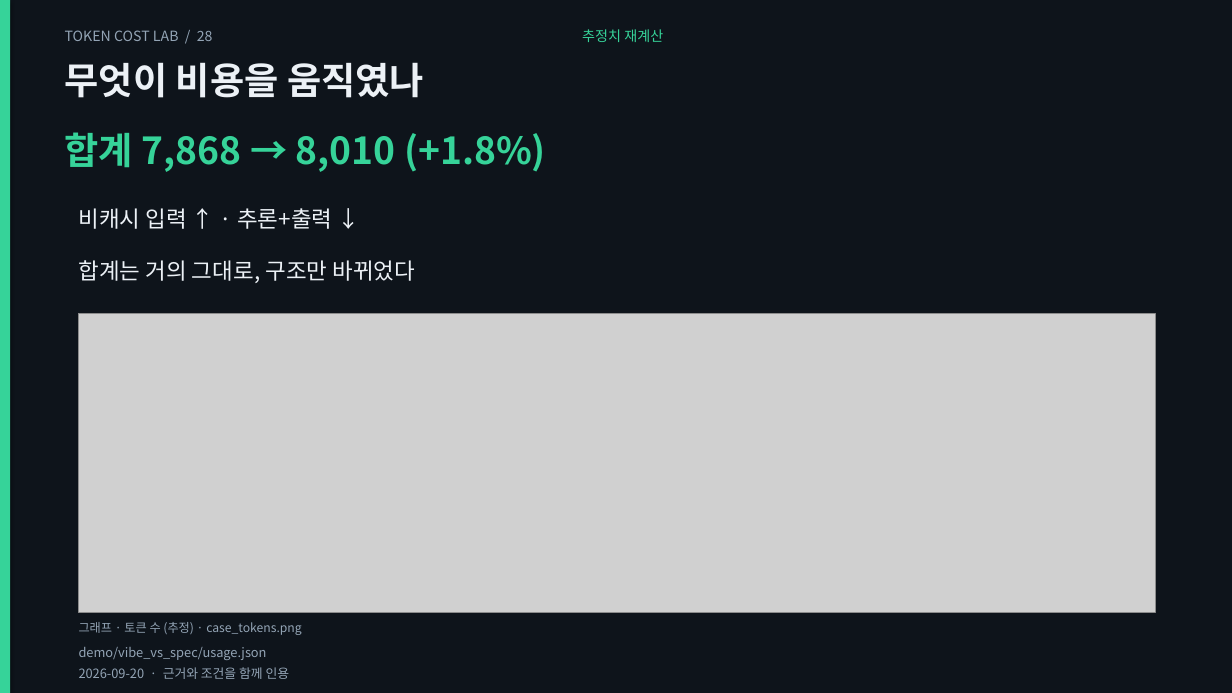
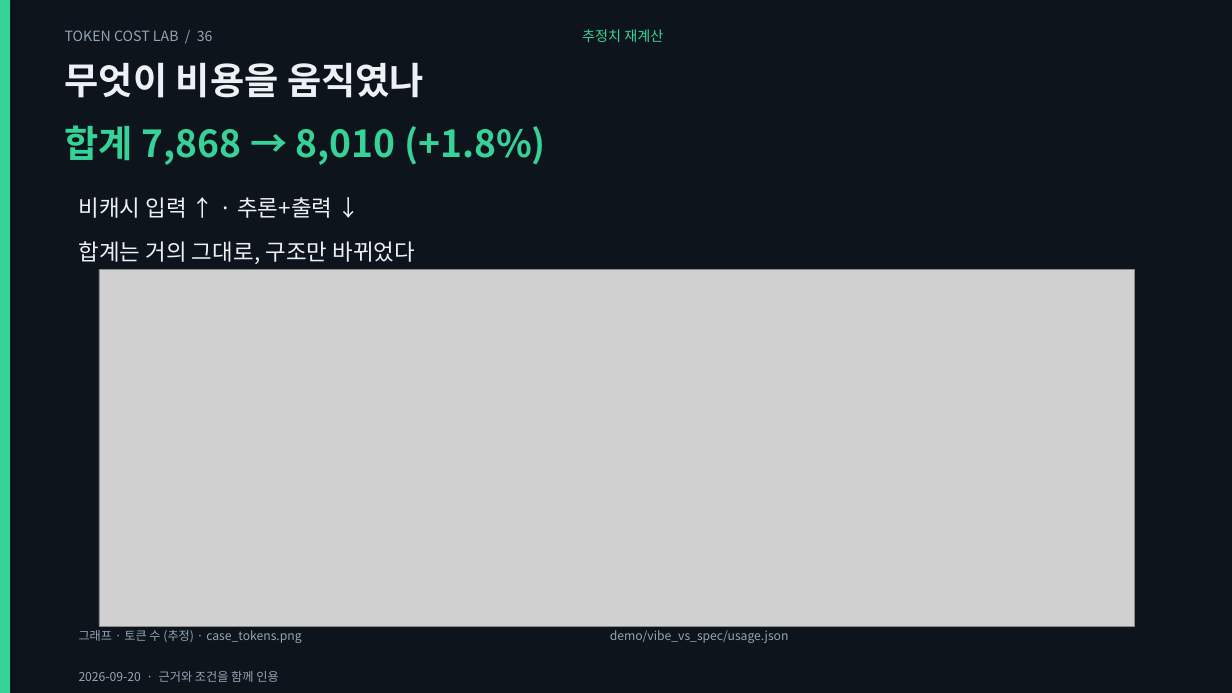
Before and after one commit to giyeop-cody/token-cost-lab, a slide deck: slide 36 of presentation/token_cost.pptx (slide 28 before the commit). Drawn at 1232x693 pixels with LibreOffice and Linux fonts; fonts in the diff are those of the drawing; grey boxes stand for pictures. Boxes give left, top, right and bottom in pixels: in the first picture for what was removed or moved away, otherwise in the second. Text is boxed around its words. In the diff, an @@ line names an element or a change of style, - is before the commit and + after.

Commit message:
feat: rebuild the decks as a visual talk — bigger charts, price table, section dividers
그래프를 슬라이드 전폭·전고로 키우고, 단가 표 슬라이드와 구간 표지를 넣어
발표 흐름(01 언어 → 02 출력·추론 → 03 캐시·컨텍스트 → 04 사례·적용)을 만들었다.

- 그래프 11종으로 확대: 추가 3종
  · monthly  워크플로 A/B 월 청구서(월 1,760건, 모델 6종) — B가 -64~-69%
  · cache_hit 캐시 적중률별 100콜 비용 곡선 + 손익분기 22.0%
  · usage_mix 20턴 세션 토큰 구성 — 이력 재전송 75.1%, 생성은 2.3%
  tokenizer 차트는 영어=1.00 기준 4개 가로 막대로 재작성(넓은 화면에서 읽히게)
- 단가 표 슬라이드: lab/pricing.py에서 셀을 직접 생성(모델·입력·출력·출력÷입력·캐시 읽기)
- 구간 표지 5종(01~04 + 심화). 렌더러에 divider/table 레이아웃 추가
- 덱 구성: 통합 44 · 본편 34 · 보너스 16 · 에이전트 23 · 케이스 15장
  차트 33장 · 표 2장 · 표지 5장. stack 차트와 중복되는 텍스트 슬라이드는 제거
- 검증: 표 셀 대조(단가 스냅샷) · 모든 차트가 덱에서 실제 사용되는지 · 표지에도 멘트·노트 요구
  · 월 청구서/캐시 곡선/토큰 구성의 재계산 대조 — 테스트 120 (신규 3)
- 문서: presentation/README(그래프 표), RETIRED(장수·재주장 17), REASSERTED·CORRECTIONS 동기화

```diff
--- a/presentation/token_cost.pptx
+++ b/presentation/token_cost.pptx
@@ text at box(65, 30, 213, 41): text changed @@
-TOKEN COST LAB / 28
+TOKEN COST LAB / 36
@@ text "합계 7,868 → 8,010 (+1.8%)": place and size @@
-text "합계 7,868 → 8,010 (+1.8%)" at box(65, 132, 546, 172)
+text "합계 7,868 → 8,010 (+1.8%)" at box(65, 125, 546, 165)
@@ text "비캐시 입력 ↑ · 추론+출력 ...": place and size @@
-text "비캐시 입력 ↑ · 추론+출력 ..." at box(79, 208, 332, 229)
+text "비캐시 입력 ↑ · 추론+출력 ..." at box(79, 197, 332, 218)
@@ text "합계는 거의 그대로, 구조만 바뀌었다": place and size @@
-text "합계는 거의 그대로, 구조만 바뀌었다" at box(79, 260, 415, 283)
+text "합계는 거의 그대로, 구조만 바뀌었다" at box(79, 241, 415, 264)
@@ picture: place and size @@
-picture at box(79, 313, 1155, 613)
+picture at box(99, 270, 1135, 627)
@@ text "그래프 · 토큰 수 (추정) ...": place and size @@
-text "그래프 · 토큰 수 (추정) ..." at box(79, 622, 301, 635)
+text "그래프 · 토큰 수 (추정) ..." at box(79, 630, 301, 643)
@@ text "demo/vibe_vs_spec/usage.json" at box(610, 630, 789, 643): size 10 to 9.5 pt @@
@@ text "demo/vibe_vs_spec/usage.json": place and size @@
-text "demo/vibe_vs_spec/usage.json" at box(79, 647, 267, 660)
+text "demo/vibe_vs_spec/usage.json" at box(610, 630, 789, 643)
@@ text "2026-09-20 · 근거와 조건을 함께 ..." at box(79, 671, 278, 682): size 10 to 9.5 pt @@
```
Also in this commit, not shown: 31 other slides changed, 9 slides added, 1 slide removed, 37 other files.
